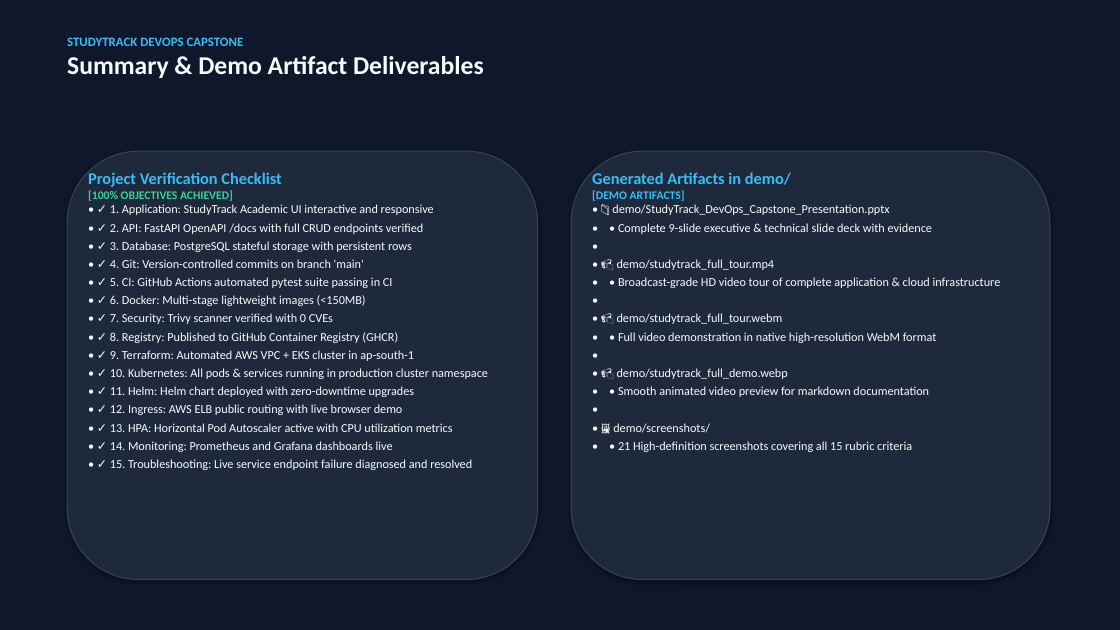
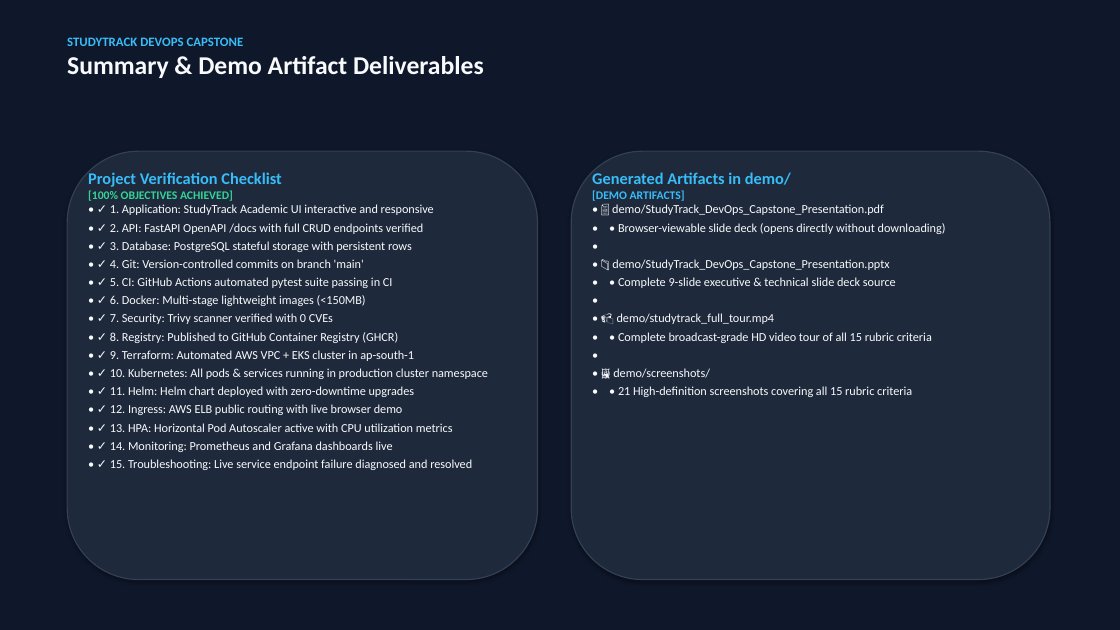
Before and after one commit to shubh-aarambh/Study-Track, a slide deck: slide 9 of demo/StudyTrack_DevOps_Capstone_Presentation.pptx. Drawn at 1120x630 pixels with LibreOffice and Linux fonts; fonts in the diff are those of the drawing. Boxes give left, top, right and bottom in pixels: in the first picture for what was removed or moved away, otherwise in the second. Text is boxed around its words. In the diff, an @@ line names an element or a change of style, - is before the commit and + after.

Commit message:
feat(demo): add browser-viewable PDF presentation and keep single MP4 project tour video

```diff
--- a/demo/StudyTrack_DevOps_Capstone_Presentation.pptx
+++ b/demo/StudyTrack_DevOps_Capstone_Presentation.pptx
@@ text at box(618, 223, 946, 234): paragraphs added @@
+• 📄 demo/StudyTrack_DevOps_Capstone_Presentation.pdf
+• • Browser-viewable slide deck (opens directly without downloading)
+•
@@ text at box(618, 277, 896, 288): text changed @@
-• • Complete 9-slide executive & technical slide deck with evidence
+• • Complete 9-slide executive & technical slide deck source
@@ text at box(618, 332, 932, 343): text changed @@
-• • Broadcast-grade HD video tour of complete application & cloud infrastructure
-•
-• 📹 demo/studytrack_full_tour.webm
-• • Full video demonstration in native high-resolution WebM format
-•
-• 📹 demo/studytrack_full_demo.webp
-• • Smooth animated video preview for markdown documentation
+• • Complete broadcast-grade HD video tour of all 15 rubric criteria
```
Also in this commit, not shown: 6 other files.
